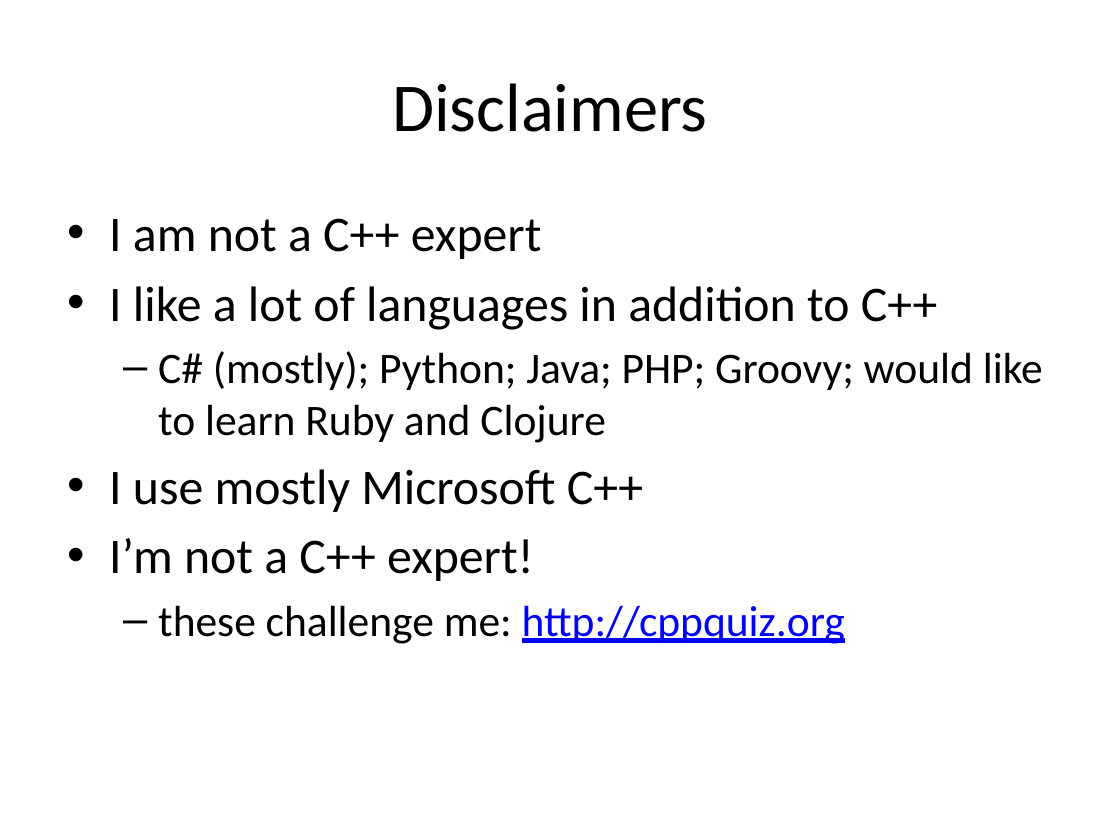
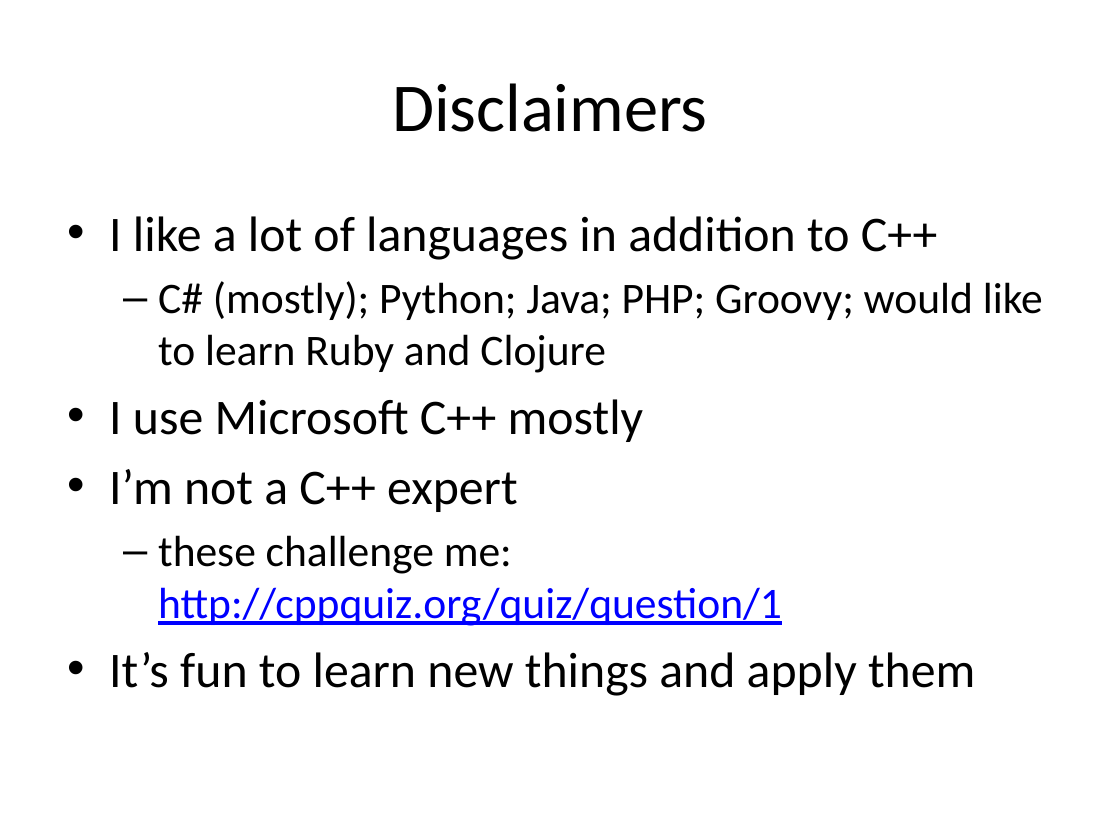
Before and after one commit to fellmad/FunWithCpp11, a slide deck: slide 2 of doc/Fun_with_C++11.pptx. Drawn at 1120x840 pixels with LibreOffice and Linux fonts; fonts in the diff are those of the drawing. Boxes give left, top, right and bottom in pixels: in the first picture for what was removed or moved away, otherwise in the second. Text is boxed around its words. In the diff, an @@ line names an element or a change of style, - is before the commit and + after.

Commit message:
pptx changed

```diff
--- a/doc/Fun_with_C++11.pptx
+++ b/doc/Fun_with_C++11.pptx
@@ text at (109,218,541,259): paragraph removed @@
-• I am not a C++ expert
@@ text at (109,399,975,696): text changed @@
-• I use mostly Microsoft C++
-• I’m not a C++ expert!
-  – these challenge me: http://cppquiz.org
+• I use Microsoft C++ mostly
+• I’m not a C++ expert
+  – these challenge me: http://cppquiz.org/quiz/question/1
+• It’s fun to learn new things and apply them
```
Also in this commit, not shown: 3 other slides changed, 7 slides added.
